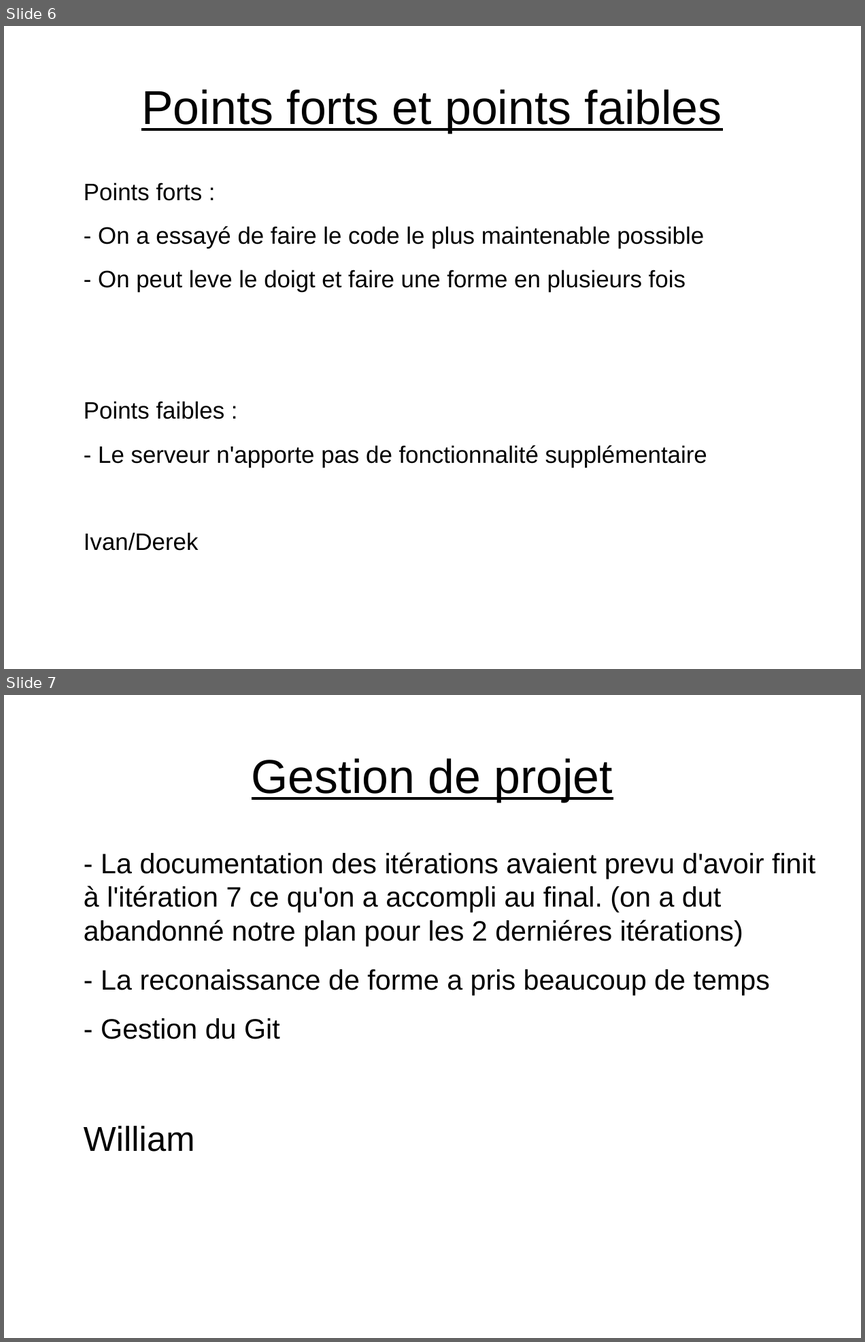
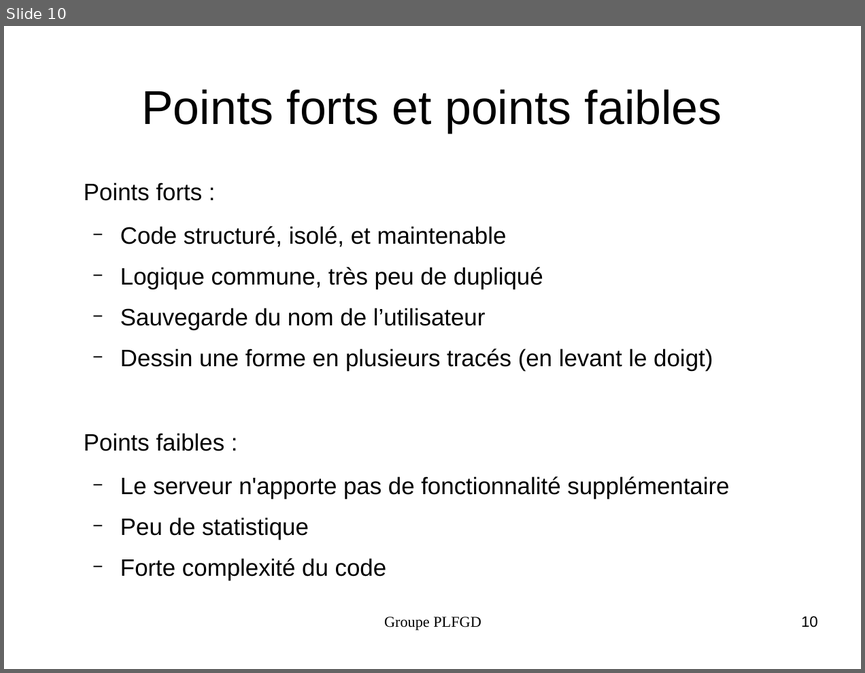
Before and after one commit to Ainorte/PLFGD, a slide deck: Documentation/Diapo.odp. Shown one above the other, each under a label of ours: slides 6 and 7 before the commit, slide 10 after it. The pictures are 865x1342 and 865x673 pixels, drawn with LibreOffice and Linux fonts; fonts in the diff are those of the drawing. Boxes give left, top, right and bottom in pixels: in the first picture for what was removed or moved away, otherwise in the second. Text is boxed around its words. In the diff, an @@ line names an element or a change of style, - is before the commit and + after.

```diff
--- a/Documentation/Diapo.odp
+++ b/Documentation/Diapo.odp
@@ slide 7 removed at (x1=4, y1=695, x2=861, y2=1338), background #FFFFFF @@
@@ title removed at (x1=252, y1=758, x2=613, y2=802) @@
-Gestion de projet
@@ text removed at (x1=84, y1=852, x2=815, y2=1151) @@
-- La documentation des itérations avaient prevu d'avoir finit à l'itération 7 ce qu'on a accompli au final. (on a dut abandonné notre plan pour les 2 derniéres itérations)
-- La reconaissance de forme a pris beaucoup de temps
-- Gestion du Git
-William
@@ what was slide 6 is now slide 10 @@
@@ slide 10 changed as well @@
@@ title "Points forts et points faibles" at (x1=141, y1=89, x2=722, y2=133): underline off @@
@@ text at (x1=84, y1=182, x2=225, y2=451): alignment left to justified @@
@@ text at (x1=120, y1=226, x2=713, y2=371): text changed @@
-- On a essayé de faire le code le plus maintenable possible
-- On peut leve le doigt et faire une forme en plusieurs fois
+  − Code structuré, isolé, et maintenable
+  − Logique commune, très peu de dupliqué
+  − Sauvegarde du nom de l’utilisateur
+  − Dessin une forme en plusieurs tracés (en levant le doigt)
@@ text at (x1=120, y1=476, x2=729, y2=580): text changed @@
-- Le serveur n'apporte pas de fonctionnalité supplémentaire
-Ivan/Derek
+  − Le serveur n'apporte pas de fonctionnalité supplémentaire
+  − Peu de statistique
+  − Forte complexité du code
@@ text added at (x1=384, y1=616, x2=481, y2=630), 14 pt, text #000000 @@
+Groupe PLFGD
@@ page number added at (x1=801, y1=616, x2=818, y2=627), 14 pt, text #000000 @@
+10
```
Also in this commit, not shown: 1 other slide changed, 9 slides added, 4 other slides removed.
